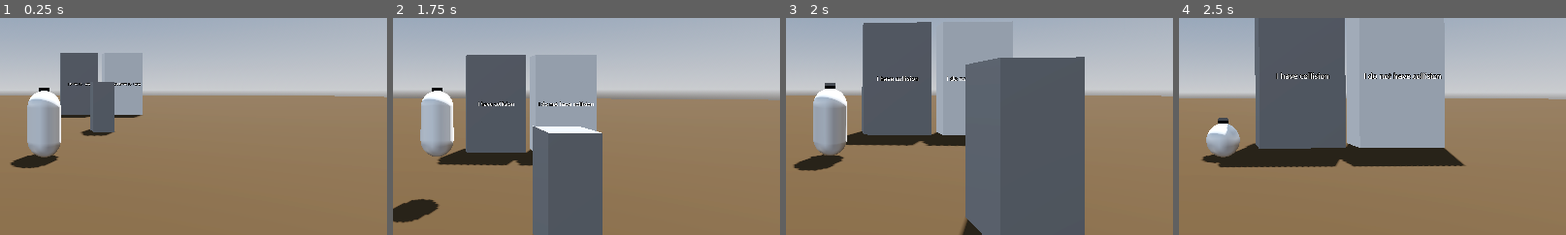
Above: before the commit, frames 1-4 (left to right).
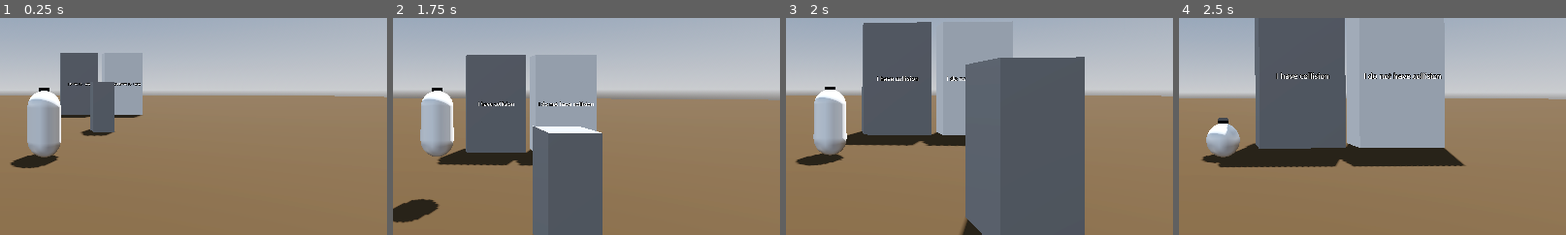
Above: after the commit, the same moments.

Repository: Gjosti/dev-sandbox
Game: Godot game, scene res://Levels/sandbox_level.tscn
Same seed, same stepped clock (60 frames per second), same inputs: the game is played once before the commit and once after it.
Inputs (mouse positions are % of the whole screen's width and height, from its top left):
- Up to frame 1 (0.25 s): no input
- Up to frame 2 (1.75 s): tap Enter at 0.5 s; move the mouse to (55, 50) at 0.52 s; hold Ctrl (crouch) 0.53-1.28 s; hold W (move_forward) from 0.53 s (still down); click (55, 50) at 0.67 s; tap Space (jump) at 0.77, 1.52 s; move the mouse to (45, 50) at 1.27 s; click (45, 50) at 1.35 s; tap Ctrl (crouch) at 1.55 s
- Up to frame 3 (2 s): keep holding W (move_forward)
- Up to frame 4 (2.5 s): keep holding W (move_forward); move the mouse to (52, 48) at 2.02 s; hold Ctrl (crouch) from 2.03 s (still down)
The pictures show only the part of the screen within x 44-94%, y 33-83%; the shares and areas given below are measured in that part.

Frames 1-2 are identical in both runs. In frame 3, 1.3% of the frame differs, in the area x 2-16%, y 29-71%; in frame 4, nothing differs.

Commit message:
organized gode TODO: slide mechanic

Diff:
--- a/Player/crouch.gd
+++ b/Player/crouch.gd
@@ -1,27 +1,52 @@
 extends Node3D
 
 @export var player: Player
-@export var crouch_mesh_scale: Vector3 = Vector3(1, 0.5, 1)
-@export var stand_mesh_scale: Vector3 = Vector3(1, 1, 1)
-@export var crouch_height: float = 1.0
-@export var stand_height: float = 2.0
+@export_group("Slide Properties")
+@export var slide_cooldown: float = 0.5
+@export var slide_duration: float = 0.3
+@export var time_remaining: float = 0.0
+@export var slide_threshold: float = 3
 
+@onready var timer: Timer = $Timer
+
+var stand_mesh_scale: Vector3 = Vector3(1, 1, 1)
+var stand_height: float = 2.0
+var crouch_mesh_scale: Vector3 = Vector3(1, 0.5, 1)
+var crouch_height: float = 1.0
 var is_crouching: bool = false
 
+
+
 func _unhandled_input(event: InputEvent) -> void:
-	if event.is_action_pressed("crouch"):
+	if event.is_action_pressed("crouch") and player.velocity.length() < slide_threshold:
 		if not is_crouching:
-			is_crouching = true
-			player.player_mesh.scale = crouch_mesh_scale
-			var capsule := player.collision_shape_3d.shape as CapsuleShape3D
-			player.collision_shape_3d.position.y = 0.5
-			capsule.height = crouch_height
-			player.rig.travel("Crouch")
+			crouch()
 	elif event.is_action_released("crouch"):
 		if is_crouching:
-			is_crouching = false
-			player.player_mesh.scale = stand_mesh_scale
-			var capsule := player.collision_shape_3d.shape as CapsuleShape3D
-			capsule.height = stand_height
-			player.collision_shape_3d.position.y = 1
-			player.rig.travel("MoveSpace")
+			stand()
+
+	if event.is_action_pressed("crouch") and player.velocity.length() > slide_threshold:
+		slide()
+		print("Sliding at " + str(player.velocity.length()) + " Velocity")
+
+
+
+func crouch() -> void:
+	is_crouching = true
+	player.player_mesh.scale = crouch_mesh_scale
+	var capsule := player.collision_shape_3d.shape as CapsuleShape3D
+	player.collision_shape_3d.position.y = 0.5
+	capsule.height = crouch_height
+	player.rig.travel("Crouch")
+
+func stand() -> void:
+	is_crouching = false
+	player.player_mesh.scale = stand_mesh_scale
+	var capsule := player.collision_shape_3d.shape as CapsuleShape3D
+	capsule.height = stand_height
+	player.collision_shape_3d.position.y = 1
+	player.rig.travel("MoveSpace")
+
+# TODO
+func slide() -> void:
+	pass
